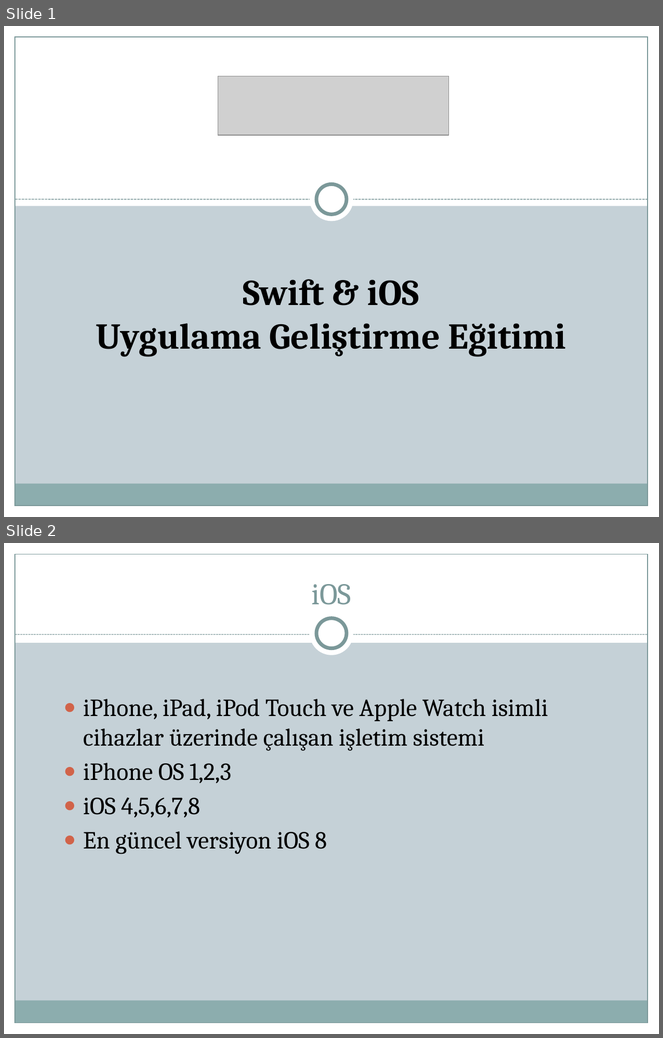
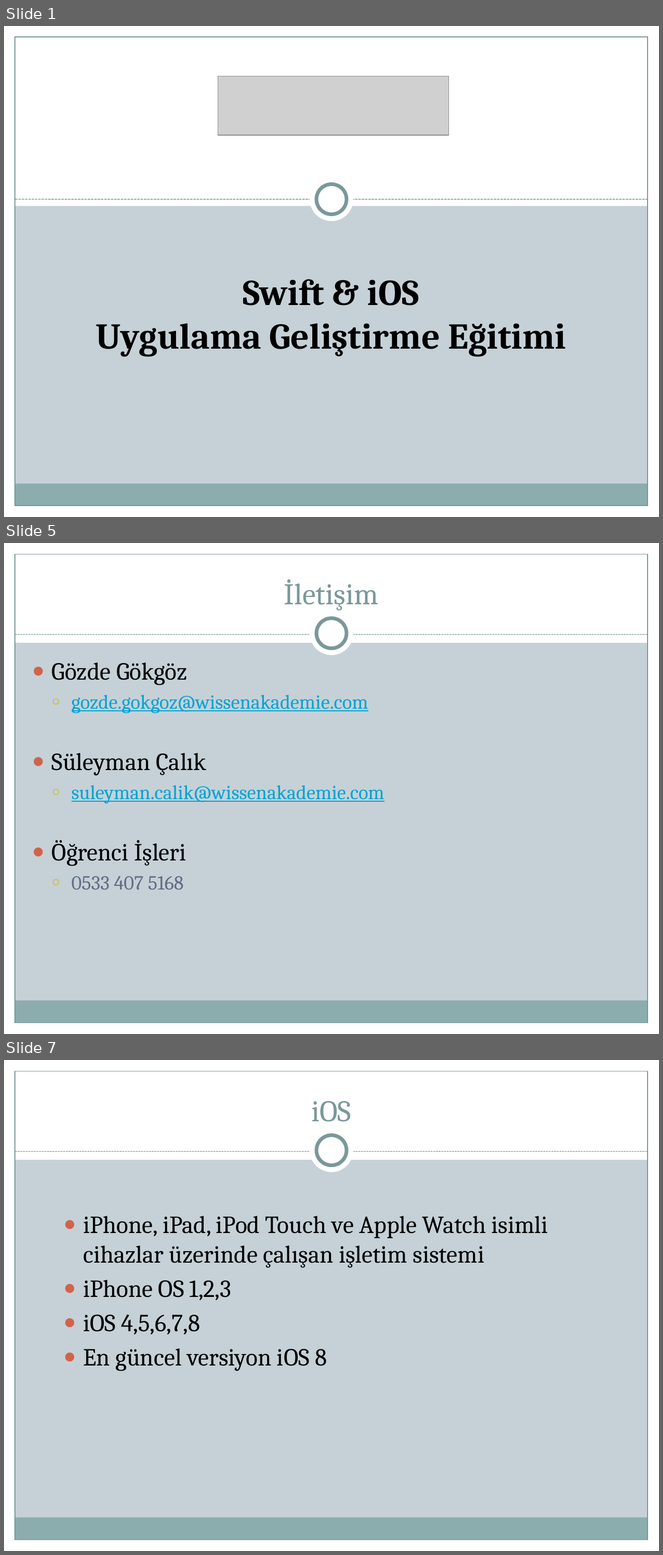
Before and after one commit to suleymancalik/Wissen-Swift, a slide deck: Slides/PPTX/Wissen-Swift-1.pptx. Shown one above the other, each under a label of ours: slides 1 and 2 before the commit, slides 1, 5 and 7 after it; the slides between them are not shown. The pictures are 663x1038 and 663x1555 pixels, drawn with LibreOffice and Linux fonts; fonts in the diff are those of the drawing; grey boxes stand for pictures. Boxes give left, top, right and bottom in pixels: in the first picture for what was removed or moved away, otherwise in the second. Text is boxed around its words. In the diff, an @@ line names an element or a change of style, - is before the commit and + after.

Commit message:
1.Slide edited

```diff
--- a/Slides/PPTX/Wissen-Swift-1.pptx
+++ b/Slides/PPTX/Wissen-Swift-1.pptx
@@ slide 5 added at box(4, 543, 659, 1034), background #C5D1D7; not listed: 9 template elements that a slide beside it also shows @@
@@ title added at box(284, 579, 378, 611), 33 pt, text #7C999A @@
+İletişim
@@ text added at box(52, 663, 385, 890), 22 pt, text #00A3D6, underline @@
+● Gözde Gökgöz
+  ○ gozde.gokgoz@wissenakademie.com
+● Süleyman Çalık
+  ○ suleyman.calik@wissenakademie.com
+● Öğrenci İşleri
+  ○ 0533 407 5168
@@ what was slide 2 is now slide 7 @@
```
Also in this commit, not shown: 4 other slides added.
